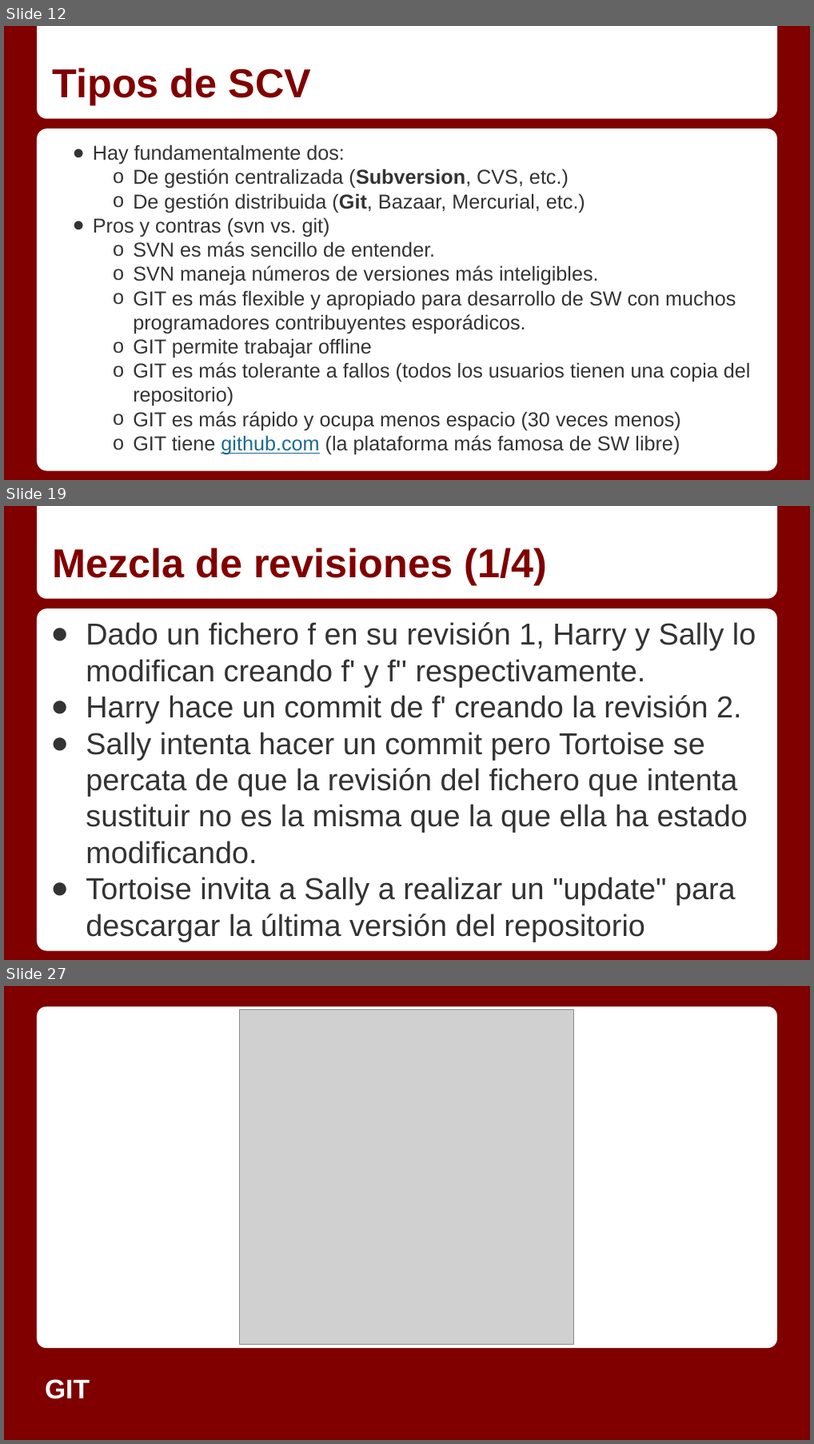
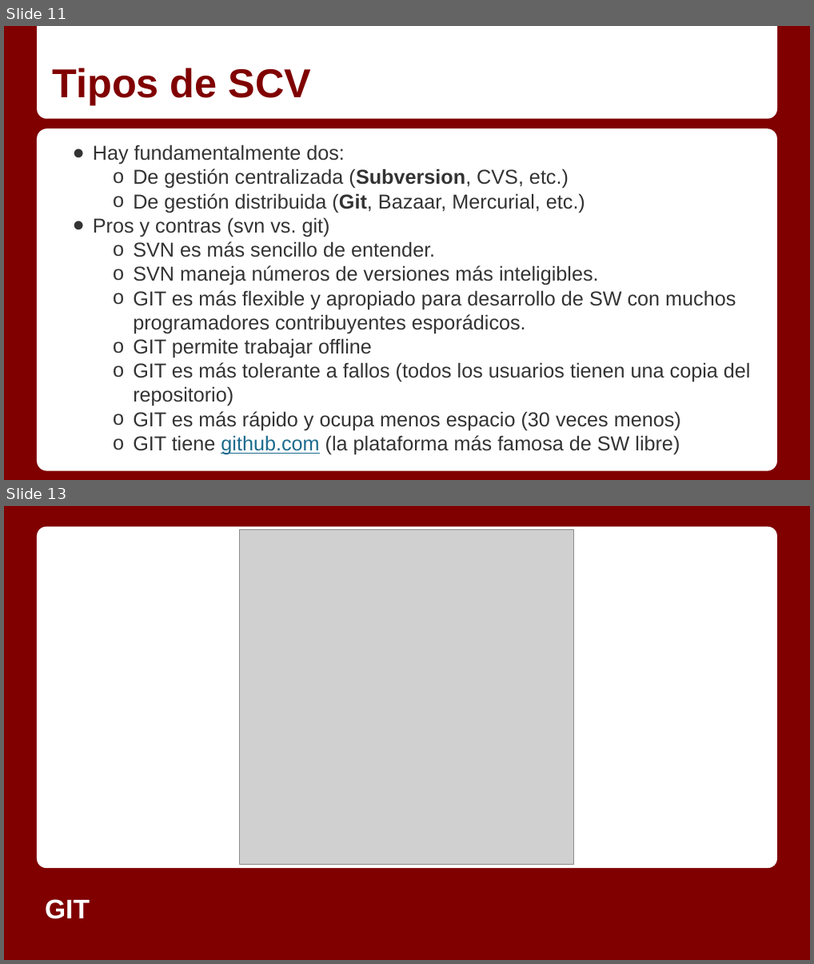
Before and after one commit to Gmuela/CursoJava, a slide deck: Git/GIT.pptx. Shown one above the other, each under a label of ours: slides 12, 19 and 27 before the commit, slides 11 and 13 after it; the slides between them are not shown. The pictures are 814x1444 and 814x964 pixels, drawn with LibreOffice and Linux fonts; fonts in the diff are those of the drawing; grey boxes stand for pictures. Boxes give left, top, right and bottom in pixels: in the first picture for what was removed or moved away, otherwise in the second. Text is boxed around its words. In the diff, an @@ line names an element or a change of style, - is before the commit and + after.

```diff
--- a/Git/GIT.pptx
+++ b/Git/GIT.pptx
@@ slide 19 removed at box(4, 506, 810, 960), background #800000; not listed: 2 template elements that a slide beside it also shows @@
@@ title removed at box(52, 548, 547, 585) @@
-Mezcla de revisiones (1/4)
@@ text removed at box(86, 622, 756, 941) @@
-● Dado un fichero f en su revisión 1, Harry y Sally lo modifican creando f' y f'' respectivamente.
-● Harry hace un commit de f' creando la revisión 2.
-● Sally intenta hacer un commit pero Tortoise se percata de que la revisión del fichero que intenta sustituir no es la misma que la que ella ha estado modificando.
-● Tortoise invita a Sally a realizar un "update" para descargar la última versión del repositorio
@@ what was slide 12 is now slide 11 @@
@@ what was slide 27 is now slide 13 @@
```
Also in this commit, not shown: 8 slides changed, 1 slide added, 16 other slides removed, 6 other files.
